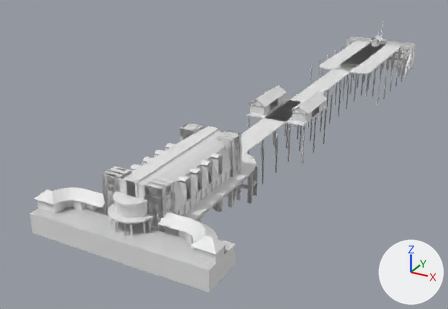
The Blender file pavilion/pavilion.blend, before and after one commit.
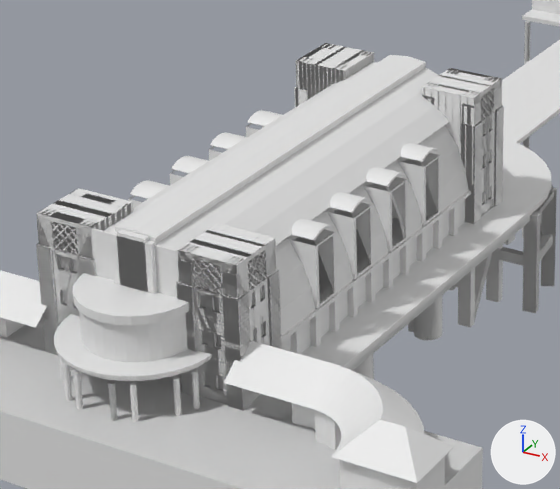
Each version appears first whole from a 50 mm lens placed at (75.2, -95.6, 69.1), pointed at (-19.3, 76.1, -16.7), and next in a close-up on the part from 20% to 58% of the width and 36% to 83% of the height. The lights are fixed; the arrows at lower right show +X, +Y and +Z.

Names of what the first close-up shows: 'Cylinder entrance balcony', 'Cylinder entrance canopy', 'Cylinder entrance step 1', 'Cylinder pavilion main roof north', 'Cylinder pavilion middle roof', 'Cylinder pavilion top roof', 'Cylinder.001', 'Railings, decking', 'Shelters huts shops kiosks', 'Towers', 'legs substructure and landing stage', 'legs substructure and landing stage.001'.
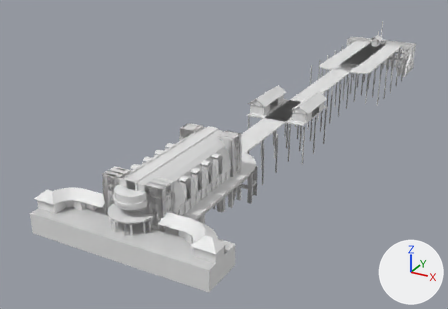
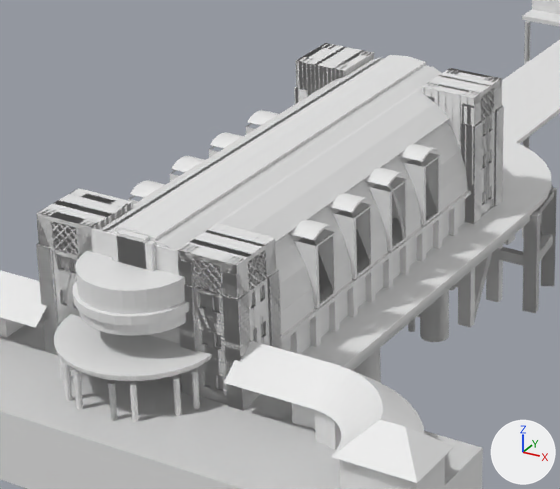
What differs and where, as boxes (x1, y1, x2, y2) in the close-ups (560 x 489 px):
'legs substructure and landing stage', moved
    both: (0, 21, 557, 489)
'Cylinder pavilion middle roof', moved
    before: (66, 62, 449, 296)
    after: (69, 58, 450, 290)
'legs substructure and landing stage.001', moved
    both: (0, 21, 555, 489)
'Cylinder pavilion main roof north', reshaped
    before: (276, 126, 469, 336)
    after: (102, 56, 468, 335)
'Cylinder entrance balcony', moved
    before: (79, 311, 188, 362)
    after: (76, 251, 186, 335)
'Cylinder.001', unchanged, covered by the edit
    before: (73, 273, 189, 326)
    after: (73, 281, 189, 326)
'Cube.001', unchanged, covered by the edit
    before: (110, 231, 157, 294)
    after: (110, 231, 156, 271)

The change, as a list of edits to the scene's bpy script:
```text
Change me_cylinder_020:
    where me_cylinder_020.from_pydata(...)  # 70 vertices, 19 faces; spans x -4.7..0.0, y -19.5..1.1, z 0.0..4.2
    used by ob_cylinder_pavilion_main_roof_north; parent = ob_roof_emphalos; location = (7.524, 33.29, 2.711); rotation_euler = (0.0, 0.304, 0.0), in degrees (0, 17, 0); delta_scale = (1.679, 1.709, 1.259)
    me_cylinder_020 part 1: the whole mesh is multiplied about the mesh origin by the matrix ((0.996, 0.0, 0.065), (0.0, 1.0, 0.0), (-0.116, 0.0, 0.996))
Change ob_cylinder_entrance_balcony:
    ob_cylinder_entrance_balcony.location: (0.0, 0.0, 1.721) -> (0.0, 0.0, 3.662)
Change ob_cylinder_pavilion_middle_roof:
    ob_cylinder_pavilion_middle_roof.location: (0.0, 0.0, 2.409) -> (0.0, 0.0, 2.674)
Change ob_cylinder_013:
    ob_cylinder_013.location: (10.5, 25.21, -26.72) -> (11.07, 25.21, -26.72)
Change ob_cylinder_012:
    ob_cylinder_012.location: (10.5, 14.92, -26.72) -> (11.07, 14.92, -26.72)
```
